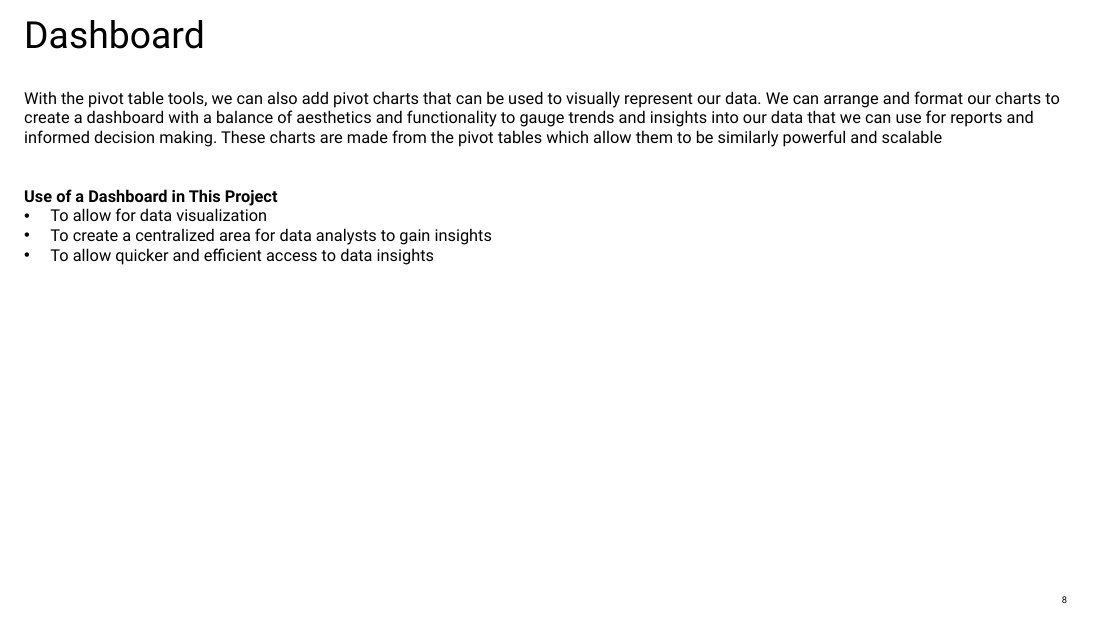
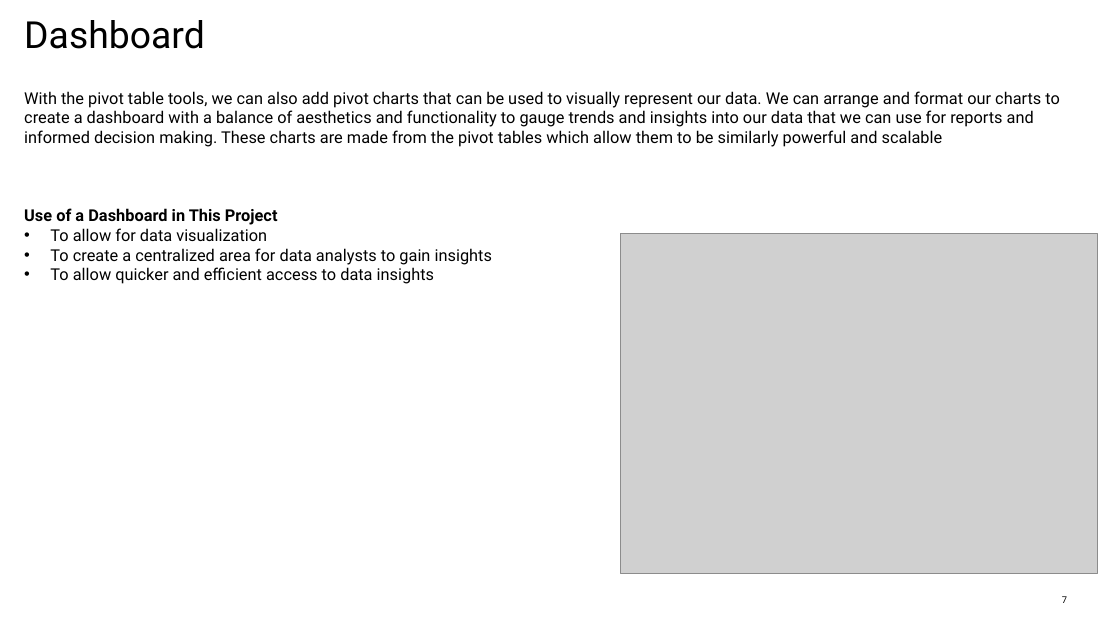
Before and after one commit to sc-grads/sc_TeolanGovender_2026, a slide deck: slide 7 of Sales Data Processing-Project-April2026/project/reports/DataCleaningandAnalysis_SambeConsulting.pptx (slide 8 before the commit). Drawn at 1120x630 pixels with LibreOffice and Linux fonts; fonts in the diff are those of the drawing; grey boxes stand for pictures; background and template pictures are left out. Boxes give left, top, right and bottom in pixels: in the first picture for what was removed or moved away, otherwise in the second. Text is boxed around its words. In the diff, an @@ line names an element or a change of style, - is before the commit and + after.

Commit message:
Data cleaning project - written report and presentation

```diff
--- a/Sales Data Processing-Project-April2026/project/reports/DataCleaningandAnalysis_SambeConsulting.pptx
+++ b/Sales Data Processing-Project-April2026/project/reports/DataCleaningandAnalysis_SambeConsulting.pptx
@@ text "With the pivot table tools, ..." rewrapped from bbox=[24, 91, 1060, 265] to bbox=[24, 91, 1060, 284] @@
@@ picture added at bbox=[621, 234, 1097, 573] @@
@@ page number at bbox=[1062, 596, 1067, 603]: text changed @@
-8
+7
```
Also in this commit, not shown: 7 other slides changed, 1 slide removed, 4 other files.
